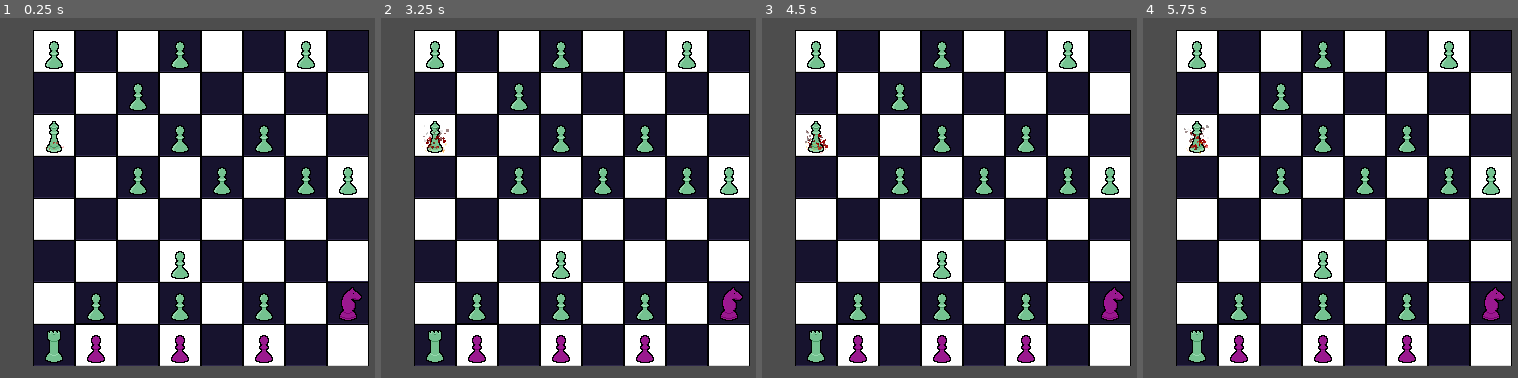
Above: before the commit, frames 1-4 (left to right).
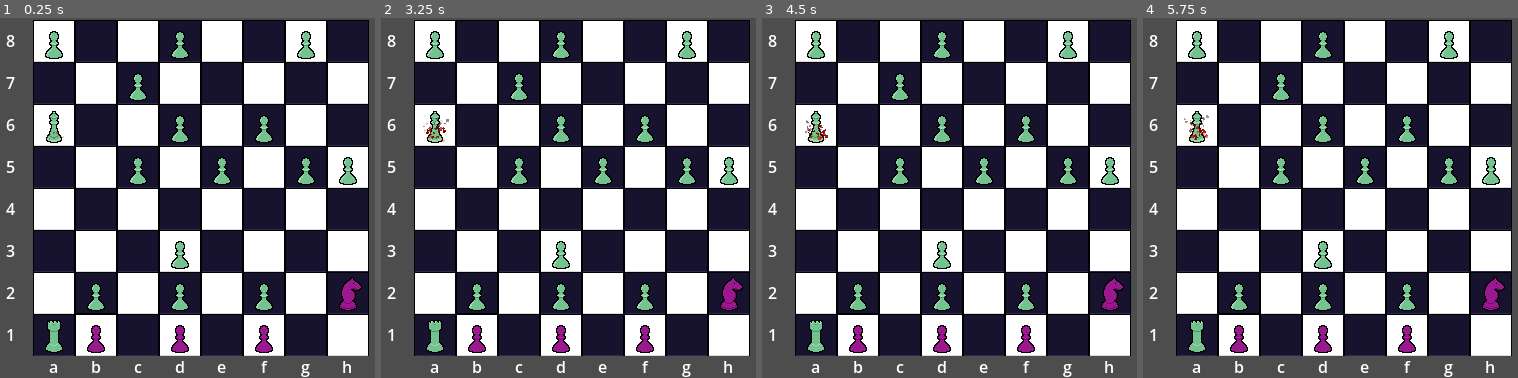
Above: after the commit, the same moments.

Repository: ehj37/Godot-Wild-Jam-93
Game: Godot game, scene res://scenes/levels/sacrifice.tscn
Same seed, same stepped clock (60 frames per second), same inputs: the game is played once before the commit and once after it. Sound files missing from this copy of the repository are replaced by a short silence.
Inputs (mouse positions are in pixels of both pictures, inside the frame that each line leads up to):
- Up to frame 1 (0.25 s): no input
- Up to frame 2 (3.25 s): move the mouse to (722, 180) at 0.52 s; click (722, 180) at 0.67 s; move the mouse to (452, 216) at 1.27 s; click (452, 216) at 1.42 s; move the mouse to (647, 118) at 2.02 s; click (647, 118) at 2.17 s; move the mouse to (549, 270) at 2.77 s; click (549, 270) at 2.92 s
- Up to frame 3 (4.5 s): move the mouse to (outside the picture) at 3.52 s; click (outside the picture) at 3.67 s; move the mouse to (769, 144) at 4.27 s; click (769, 144) at 4.42 s
- Up to frame 4 (5.75 s): move the mouse to (1375, 198) at 5.02 s; click (1375, 198) at 5.17 s

The runs differ from the first frame. In frame 1, 30% of the frame differs, in the area x 1-99%, y 0-100%; in frame 2, 30%; in frame 3, 30%; in frame 4, 30%.

Commit message:
General refactoring, move camera to board, add letters/numbers to side of board

Diff:
--- a/scenes/board/board.gd
+++ b/scenes/board/board.gd
@@ -3,21 +3,22 @@
 extends Sprite2D
 
 
-class EnemyAttack:
-	var enemy_piece: Piece
-	var player_piece: Piece
+class Attack:
+	var attacking_piece: Piece
+	var attacked_piece: Piece
 
 	@warning_ignore("shadowed_variable")
 
-	func _init(enemy_piece: Piece, player_piece: Piece) -> void:
-		self.enemy_piece = enemy_piece
-		self.player_piece = player_piece
+	func _init(attacking_piece: Piece, attacked_piece: Piece) -> void:
+		self.attacking_piece = attacking_piece
+		self.attacked_piece = attacked_piece
 
 
 const CELL_SIDE_LENGTH: int = 42
 const ORIGIN: Vector2i = Vector2i(-4 * CELL_SIDE_LENGTH, 4 * CELL_SIDE_LENGTH)
 
-var _pieces: Dictionary = {}
+var _pieces_by_board_coord: Dictionary = {}
+var _piece_to_board_coord: Dictionary = {}
 var _selected_piece: Piece
 var _is_player_turn: bool = true
 
@@ -73,8 +74,9 @@
 func _ready() -> void:
 	var pieces: Array = find_children("*", "Piece", true, false)
 	for piece: Piece in pieces:
-		var board_coordinates: Vector2i = get_board_coordinate(piece.global_position)
-		_pieces[board_coordinates] = piece
+		var board_coordinate: Vector2i = get_board_coordinate(piece.global_position)
+		_pieces_by_board_coord[board_coordinate] = piece
+		_piece_to_board_coord[piece] = board_coordinate
 
 	_pawn_promotion_dialog.visible = false
 
@@ -82,25 +84,26 @@
 func _move_piece(piece: Piece, new_board_coordinate: Vector2i) -> void:
 	AudioManager.play(_piece_move_audio_stream)
 
-	var piece_to_remove: Piece = _pieces.get(new_board_coordinate)
+	var piece_to_remove: Piece = _pieces_by_board_coord.get(new_board_coordinate)
 	if piece_to_remove:
 		if piece_to_remove.is_target:
 			AudioManager.play(_target_taken_audio_stream)
 		else:
 			AudioManager.play(_piece_take_audio_stream)
 
-		_pieces.erase(new_board_coordinate)
+		_pieces_by_board_coord.erase(new_board_coordinate)
+		_piece_to_board_coord.erase(piece_to_remove)
 		piece_to_remove.queue_free()
 
 	var current_board_coordinate: Vector2i = get_board_coordinate(piece.global_position)
-	_pieces.erase(current_board_coordinate)
+	_pieces_by_board_coord.erase(current_board_coordinate)
 
 	var new_global_position: Vector2 = get_global_position_from_board_coordinate(
 		new_board_coordinate
 	)
-
 	piece.global_position = get_global_position_from_board_coordinate(new_board_coordinate)
-	_pieces[new_board_coordinate] = piece
+	_pieces_by_board_coord[new_board_coordinate] = piece
+	_piece_to_board_coord[piece] = new_board_coordinate
 
 	if piece is Pawn:
 		if piece.is_player && new_board_coordinate.y == 7:
@@ -129,21 +132,25 @@
 			promotion_piece.is_player = true
 			promotion_piece.is_target = piece.is_target
 			piece.get_parent().add_child(promotion_piece)
+			_piece_to_board_coord.erase(piece)
 			piece.queue_free()
 			promotion_piece.global_position = new_global_position
-			_pieces[new_board_coordinate] = promotion_piece
+			_pieces_by_board_coord[new_board_coordinate] = promotion_piece
+			_piece_to_board_coord[promotion_piece] = new_board_coordinate
 		elif !piece.is_player && new_board_coordinate.y == 0:
 			var queen: Queen = _queen_packed_scene.instantiate()
 			queen.is_player = false
 			queen.is_target = piece.is_target
 			piece.get_parent().add_child(queen)
+			_piece_to_board_coord.erase(piece)
 			piece.queue_free()
 			queen.global_position = new_global_position
-			_pieces[new_board_coordinate] = queen
+			_pieces_by_board_coord[new_board_coordinate] = queen
+			_piece_to_board_coord[queen] = new_board_coordinate
 
 
 func _win_condition_met() -> bool:
-	var target_pieces: Array = _pieces.values().filter(
+	var target_pieces: Array = _pieces_by_board_coord.values().filter(
 		func(piece: Piece) -> bool: return piece.is_target
 	)
 	return target_pieces.is_empty()
@@ -154,7 +161,9 @@
 	var mouse_board_coordinate: Vector2i = get_board_coordinate(mouse_position)
 	if _selected_piece:
 		if mouse_board_coordinate != Vector2i(-1, -1):
-			var piece_at_mouse_board_coordinate: Piece = _pieces.get(mouse_board_coordinate)
+			var piece_at_mouse_board_coordinate: Piece = _pieces_by_board_coord.get(
+				mouse_board_coordinate
+			)
 			if piece_at_mouse_board_coordinate && piece_at_mouse_board_coordinate.is_player:
 				_selected_piece.is_selected = false
 				_selected_piece = piece_at_mouse_board_coordinate
@@ -165,7 +174,7 @@
 				_selected_piece.global_position
 			)
 			var is_valid_move: bool = _selected_piece.is_valid_move(
-				current_board_coordinate, mouse_board_coordinate, _pieces
+				current_board_coordinate, mouse_board_coordinate, _pieces_by_board_coord
 			)
 			if is_valid_move:
 				_move_piece(_selected_piece, mouse_board_coordinate)
@@ -178,63 +187,88 @@
 		_selected_piece.is_selected = false
 		_selected_piece = null
 	else:
-		var piece_at_mouse: Piece = _pieces.get(mouse_board_coordinate)
+		var piece_at_mouse: Piece = _pieces_by_board_coord.get(mouse_board_coordinate)
 		if piece_at_mouse && piece_at_mouse.is_player:
-			_selected_piece = _pieces.get(mouse_board_coordinate)
+			_selected_piece = _pieces_by_board_coord.get(mouse_board_coordinate)
 			_selected_piece.is_selected = true
 
 
+func _get_valid_attacks(
+	attacking_piece_candidates: Array[Piece], attacked_piece_candidates: Array[Piece]
+) -> Array[Attack]:
+	# Gross, but should be fine in practice. It's an 8x8 grid with generally few
+	# player pieces.
+	var possible_attacks: Array[Attack] = []
+	for attacked_piece_candidate: Piece in attacked_piece_candidates:
+		var attacked_piece_candidate_board_coord: Vector2i = get_board_coordinate(
+			attacked_piece_candidate.global_position
+		)
+		for attacking_piece_candidate: Piece in attacking_piece_candidates:
+			var attacking_piece_candidate_board_coord: Vector2i
+			if _piece_to_board_coord.has(attacking_piece_candidate):
+				attacking_piece_candidate_board_coord = _piece_to_board_coord[attacking_piece_candidate]
+			else:
+				attacking_piece_candidate_board_coord = get_board_coordinate(
+					attacking_piece_candidate.global_position
+				)
+
+			if attacking_piece_candidate.is_valid_move(
+				attacking_piece_candidate_board_coord,
+				attacked_piece_candidate_board_coord,
+				_pieces_by_board_coord
+			):
+				possible_attacks.append(
+					Attack.new(attacking_piece_candidate, attacked_piece_candidate)
+				)
+
+	return possible_attacks
+
+
 func _take_enemy_turn() -> void:
-	var player_pieces: Array = _pieces.values().filter(
+	# I love GDScript it's great
+	var enemy_pieces_untyped: Array = _pieces_by_board_coord.values().filter(
+		func(piece: Piece) -> bool: return !piece.is_player
+	)
+	var player_pieces_untyped: Array = _pieces_by_board_coord.values().filter(
 		func(piece: Piece) -> bool: return piece.is_player
 	)
-	var enemy_pieces: Array = _pieces.values().filter(
-		func(piece: Piece) -> bool: return !piece.is_player
-	)
-	var piece_to_board_coord: Dictionary = {}
+	var enemy_pieces: Array[Piece]
+	enemy_pieces.assign(enemy_pieces_untyped)
+	var player_pieces: Array[Piece]
+	player_pieces.assign(player_pieces_untyped)
 
 	# Gross, but should be fine in practice. It's an 8x8 grid with generally few
 	# player pieces.
-	var possible_attacks: Array[EnemyAttack] = []
-	for player_piece: Piece in player_pieces:
-		var player_board_coord: Vector2i = get_board_coordinate(player_piece.global_position)
-		piece_to_board_coord[player_piece] = player_board_coord
-		for enemy_piece: Piece in enemy_pieces:
-			var enemy_board_coord: Vector2i
-			if piece_to_board_coord.has(enemy_piece):
-				enemy_board_coord = piece_to_board_coord[enemy_piece]
-			else:
-				enemy_board_coord = get_board_coordinate(enemy_piece.global_position)
-				piece_to_board_coord[enemy_piece] = enemy_board_coord
-
-			if enemy_piece.is_valid_move(enemy_board_coord, player_board_coord, _pieces):
-				possible_attacks.append(EnemyAttack.new(enemy_piece, player_piece))
-
+	var possible_attacks: Array[Attack] = _get_valid_attacks(enemy_pieces, player_pieces)
 	var possible_attack_count: int = possible_attacks.size()
 	match possible_attack_count:
 		0:
 			print("Enemy has no attacks")
 		1:
 			print("One possible enemy attack.")
-			var attack: EnemyAttack = possible_attacks[0]
+			var attack: Attack = possible_attacks[0]
 			await get_tree().create_timer(0.5).timeout
 
-			attack.enemy_piece.is_selected = true
+			var enemy_piece: Piece = attack.attacking_piece
+			enemy_piece.is_selected = true
 			await get_tree().create_timer(0.5).timeout
 
-			var player_board_coord: Vector2i = piece_to_board_coord[attack.player_piece]
-			_move_piece(attack.enemy_piece, player_board_coord)
-			attack.enemy_piece.is_selected = false
+			var player_piece: Piece = attack.attacked_piece
+			var player_board_coord: Vector2i = _piece_to_board_coord[player_piece]
+			_move_piece(enemy_piece, player_board_coord)
+			enemy_piece.is_selected = false
 		_:
 			print("Enemy has multiple attacks")
 			var candidate_enemy_pieces: Array = []
 			var candidate_player_pieces: Array = []
-			for attack: EnemyAttack in possible_attacks:
-				if !candidate_enemy_pieces.has(attack.enemy_piece):
-					candidate_enemy_pieces.append(attack.enemy_piece)
-
-				if !candidate_player_pieces.has(attack.player_piece):
-					candidate_player_pieces.append(attack.player_piece)
+			for attack: Attack in possible_attacks:
+				var enemy_piece: Piece = attack.attacking_piece
+				if !candidate_enemy_pieces.has(enemy_piece):
+					candidate_enemy_pieces.append(enemy_piece)
+
+				var player_piece: Piece = attack.attacked_piece
+				if !candidate_player_pieces.has(player_piece):
+					candidate_player_pieces.append(player_piece)
 
 			for piece: Piece in candidate_enemy_pieces:
 				piece.is_selected = true
@@ -244,38 +278,40 @@
 			candidate_enemy_pieces.sort_custom(_compare_pieces)
 			var attacking_enemy_piece: Piece = candidate_enemy_pieces[0]
 			var attacks_for_enemy_piece: Array = possible_attacks.filter(
-				func(attack: EnemyAttack) -> bool: return (
-					attack.enemy_piece == attacking_enemy_piece
-				)
+				func(attack: Attack) -> bool: return attack.attacking_piece == attacking_enemy_piece
 			)
 			if attacks_for_enemy_piece.size() == 1:
 				print("One attack, no further tiebreaking needed")
-				var attack: EnemyAttack = attacks_for_enemy_piece[0]
+				var attack: Attack = attacks_for_enemy_piece[0]
+				var enemy_piece: Piece = attack.attacking_piece
 				for piece: Piece in candidate_enemy_pieces:
-					piece.is_selected = piece == attack.enemy_piece
+					piece.is_selected = piece == enemy_piece
 
 				await get_tree().create_timer(0.5).timeout
-				var player_board_coord: Vector2i = piece_to_board_coord[attack.player_piece]
-				_move_piece(attack.enemy_piece, player_board_coord)
-				attack.enemy_piece.is_selected = false
+				var player_piece: Piece = attack.attacked_piece
+				var player_board_coord: Vector2i = _piece_to_board_coord[player_piece]
+				_move_piece(enemy_piece, player_board_coord)
+				enemy_piece.is_selected = false
 			else:
 				print("Multiple attacks, further tiebreaking needed")
 				candidate_player_pieces.sort_custom(_compare_pieces)
 				var player_piece_to_attack: Piece = candidate_enemy_pieces[0]
 				var attack_i: int = attacks_for_enemy_piece.find_custom(
-					func(attack_for_enemy_piece: EnemyAttack) -> bool: return (
-						attack_for_enemy_piece.player_piece == player_piece_to_attack
+					func(attack_for_enemy_piece: Attack) -> bool: return (
+						attack_for_enemy_piece.attacked_piece == player_piece_to_attack
 					)
 				)
-				var attack: EnemyAttack = attacks_for_enemy_piece[attack_i]
+				var attack: Attack = attacks_for_enemy_piece[attack_i]
+				var enemy_piece: Piece = attack.attacking_piece
 				for piece: Piece in candidate_enemy_pieces:
-					piece.is_selected = piece == attack.enemy_piece
+					piece.is_selected = piece == enemy_piece
 
 				await get_tree().create_timer(0.5).timeout
 
-				var player_board_coord: Vector2i = piece_to_board_coord[attack.player_piece]
-				_move_piece(attack.enemy_piece, player_board_coord)
-				attack.enemy_piece.is_selected = false
+				var player_piece: Piece = attack.attacked_piece
+				var player_board_coord: Vector2i = _piece_to_board_coord[player_piece]
+				_move_piece(enemy_piece, player_board_coord)
+				enemy_piece.is_selected = false
 
 	_is_player_turn = true
 
--- a/scenes/board/board.tscn
+++ b/scenes/board/board.tscn
@@ -38,3 +38,122 @@
 visible = false
 
 [node name="Camera2D" type="Camera2D" parent="." unique_id=1588986359]
+position = Vector2(0, 10)
+
+[node name="HBoxContainer" type="HBoxContainer" parent="." unique_id=559803789]
+offset_left = -168.0
+offset_top = 159.0
+offset_right = 168.0
+offset_bottom = 199.0
+theme_override_constants/separation = 0
+
+[node name="Label" type="Label" parent="HBoxContainer" unique_id=508009471]
+custom_minimum_size = Vector2(42, 0)
+layout_mode = 2
+text = "a"
+horizontal_alignment = 1
+
+[node name="Label2" type="Label" parent="HBoxContainer" unique_id=1043670250]
+custom_minimum_size = Vector2(42, 0)
+layout_mode = 2
+text = "b"
+horizontal_alignment = 1
+
+[node name="Label3" type="Label" parent="HBoxContainer" unique_id=393343881]
+custom_minimum_size = Vector2(42, 0)
+layout_mode = 2
+text = "c"
+horizontal_alignment = 1
+
+[node name="Label4" type="Label" parent="HBoxContainer" unique_id=1625543888]
+custom_minimum_size = Vector2(42, 0)
+layout_mode = 2
+text = "d"
+horizontal_alignment = 1
+
+[node name="Label5" type="Label" parent="HBoxContainer" unique_id=705845223]
+custom_minimum_size = Vector2(42, 0)
+layout_mode = 2
+text = "e"
+horizontal_alignment = 1
+
+[node name="Label6" type="Label" parent="HBoxContainer" unique_id=220098232]
+custom_minimum_size = Vector2(42, 0)
+layout_mode = 2
+text = "f"
+horizontal_alignment = 1
+
+[node name="Label7" type="Label" parent="HBoxContainer" unique_id=170429400]
+custom_minimum_size = Vector2(42, 0)
+layout_mode = 2
+text = "g"
+horizontal_alignment = 1
+
+[node name="Label8" type="Label" parent="HBoxContainer" unique_id=635255001]
+custom_minimum_size = Vector2(42, 0)
+layout_mode = 2
+text = "h"
+horizontal_alignment = 1
+
+[node name="VBoxContainer" type="VBoxContainer" parent="." unique_id=1960163859]
+offset_left = -210.0
+offset_top = -168.0
+offset_right = -170.0
+offset_bottom = 168.0
+theme_override_constants/separation = 0
+
+[node name="Label8" type="Label" parent="VBoxContainer" unique_id=888698925]
+custom_minimum_size = Vector2(0, 42)
+layout_mode = 2
+text = "8"
+horizontal_alignment = 1
+vertical_alignment = 1
+
+[node name="Label7" type="Label" parent="VBoxContainer" unique_id=1421536]
+custom_minimum_size = Vector2(0, 42)
+layout_mode = 2
+text = "7"
+horizontal_alignment = 1
+vertical_alignment = 1
+
+[node name="Label6" type="Label" parent="VBoxContainer" unique_id=126196171]
+custom_minimum_size = Vector2(0, 42)
+layout_mode = 2
+text = "6"
+horizontal_alignment = 1
+vertical_alignment = 1
+
+[node name="Label5" type="Label" parent="VBoxContainer" unique_id=1524805472]
+custom_minimum_size = Vector2(0, 42)
+layout_mode = 2
+text = "5"
+horizontal_alignment = 1
+vertical_alignment = 1
+
+[node name="Label4" type="Label" parent="VBoxContainer" unique_id=1298080313]
+custom_minimum_size = Vector2(0, 42)
+layout_mode = 2
+text = "4"
+horizontal_alignment = 1
+vertical_alignment = 1
+
+[node name="Label3" type="Label" parent="VBoxContainer" unique_id=332322464]
+custom_minimum_size = Vector2(0, 42)
+layout_mode = 2
+text = "3"
+horizontal_alignment = 1
+vertical_alignment = 1
+
+[node name="Label2" type="Label" parent="VBoxContainer" unique_id=1035259983]
+custom_minimum_size = Vector2(0, 42)
+layout_mode = 2
+text = "2"
+horizontal_alignment = 1
+vertical_alignment = 1
+
+[node name="Label" type="Label" parent="VBoxContainer" unique_id=321497923]
+custom_minimum_size = Vector2(0, 42)
+layout_mode = 2
+text = "1"
+horizontal_alignment = 1
+vertical_alignment = 1
